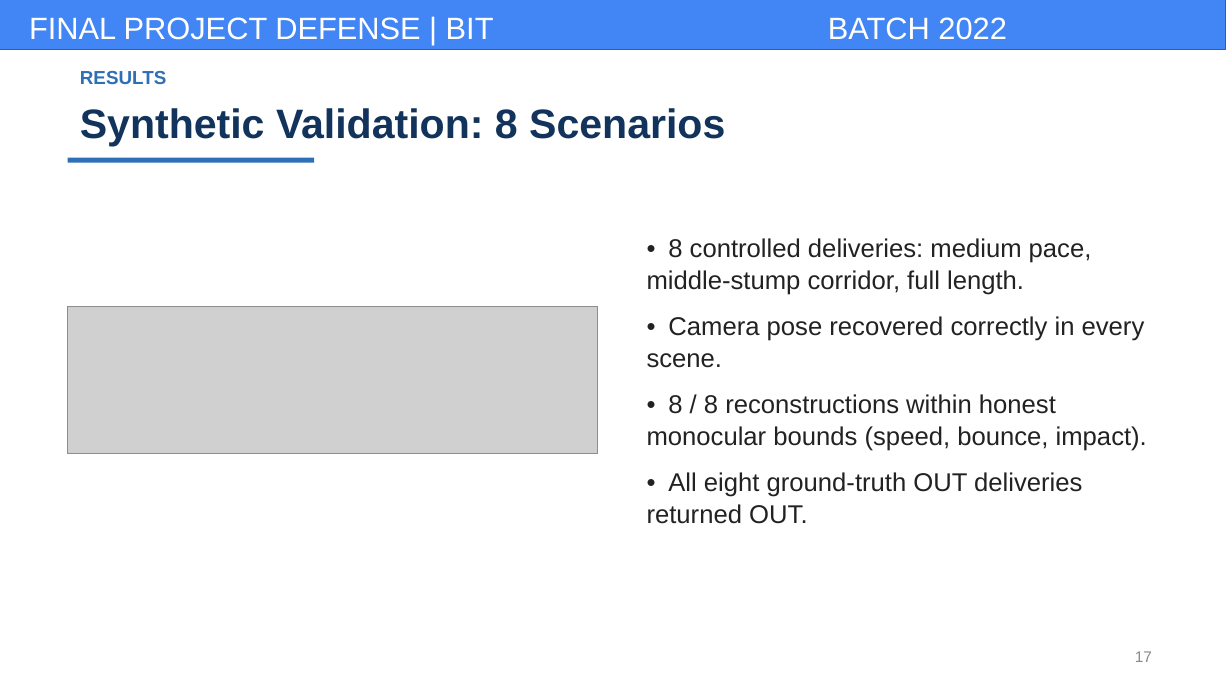
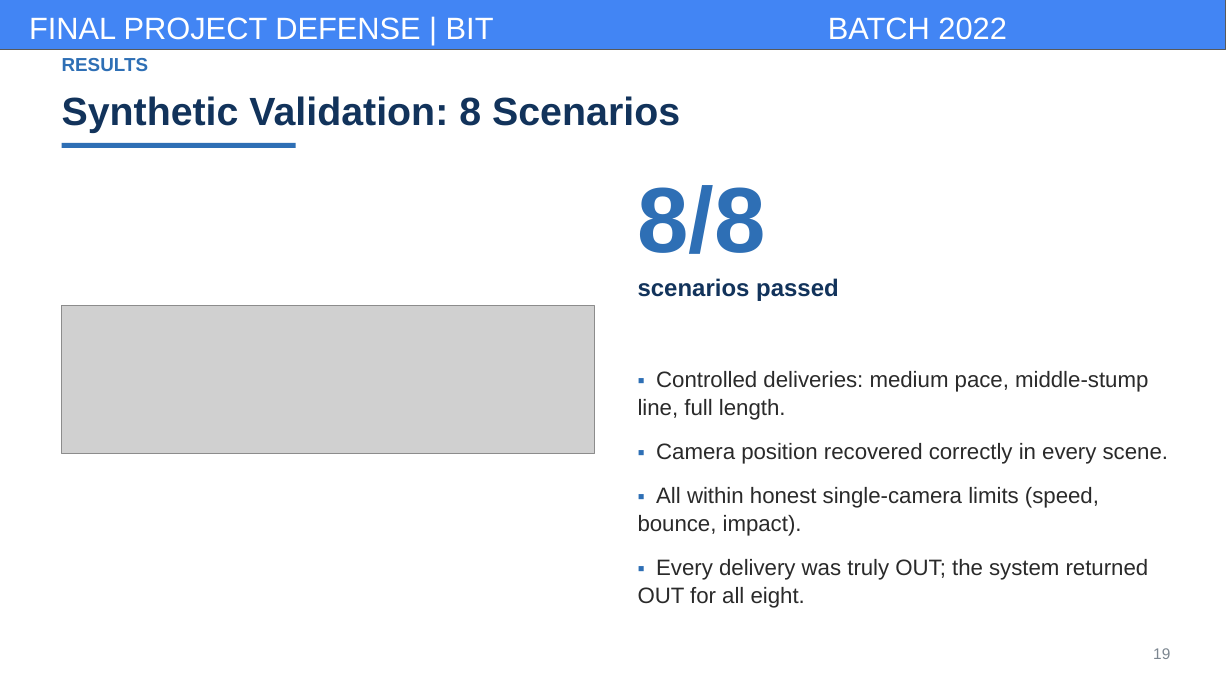
Before and after one commit to kafle1/pocket-drs, a slide deck: slide 19 of dump/report_docs/pocketdrs_presentation.pptx (slide 17 before the commit). Drawn at 1232x693 pixels with LibreOffice and Linux fonts; fonts in the diff are those of the drawing; grey boxes stand for pictures; background and template pictures are left out. Boxes give left, top, right and bottom in pixels: in the first picture for what was removed or moved away, otherwise in the second. Text is boxed around its words. In the diff, an @@ line names an element or a change of style, - is before the commit and + after.

```diff
--- a/dump/report_docs/pocketdrs_presentation.pptx
+++ b/dump/report_docs/pocketdrs_presentation.pptx
@@ text "RESULTS": place and size @@
-text "RESULTS" at <box>80,71,167,84</box>
+text "RESULTS" at <box>62,58,149,71</box>
@@ text "RESULTS" at <box>62,58,149,71</box>: line spacing 1 to 1.04 @@
@@ text "Synthetic Validation: 8 Scenarios": place and size @@
-text "Synthetic Validation: 8 Scenarios" at <box>80,108,725,146</box>
+text "Synthetic Validation: 8 Scenarios" at <box>62,96,680,132</box>
@@ text "Synthetic Validation: 8 Scenarios" at <box>62,96,680,132</box>: size 24 to 23 pt; line spacing 1 to 1.04 @@
@@ rectangle: place and size @@
-rectangle at <box>68,158,314,163</box>
+rectangle at <box>62,143,296,148</box>
@@ text added at <box>638,185,839,301</box>, 14 pt, text #12335B, bold @@
+8/8
+scenarios passed
@@ picture: place and size @@
-picture at <box>68,307,598,453</box>
+picture at <box>62,306,595,453</box>
@@ text "▪ Controlled deliveries: medium pace, ..." at <box>638,371,1168,608</box>: vertical alignment middle to top @@
@@ text at <box>638,371,1168,608</box>: text changed; size 15 to 13 pt; text colour #222222 to #2A2A2A @@
-• 8 controlled deliveries: medium pace, middle-stump corridor, full length.
-• Camera pose recovered correctly in every scene.
-• 8 / 8 reconstructions within honest monocular bounds (speed, bounce, impact).
-• All eight ground-truth OUT deliveries returned OUT.
+▪ Controlled deliveries: medium pace, middle-stump line, full length.
+▪ Camera position recovered correctly in every scene.
+▪ All within honest single-camera limits (speed, bounce, impact).
+▪ Every delivery was truly OUT; the system returned OUT for all eight.
@@ text removed at <box>1135,651,1152,662</box> @@
-17
@@ text added at <box>1153,648,1170,659</box>, 9 pt, text #7C8690 @@
+19
```
Also in this commit, not shown: 11 other slides changed, 10 slides added, 8 slides removed, 39 other files.
